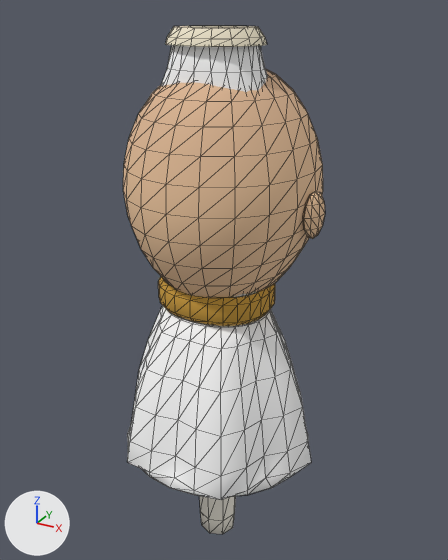
An edit to the glTF model packages/client/assets/monk/monk.glb, drawn before and after from the same camera.
The view is the same before and after, from a 50 mm camera at (0.425, -0.75, 0.419) aimed at (-0.008, 0.037, 0.025). Every picture has the same lights, and +X, +Y and +Z are marked at lower left. The picture after the commit comes second. Mesh edges are drawn as thin lines. Vertices at exactly the same position are counted once.

In view in the first picture: 'head', 'leg', 'skirt', 'torso', 'trim'.
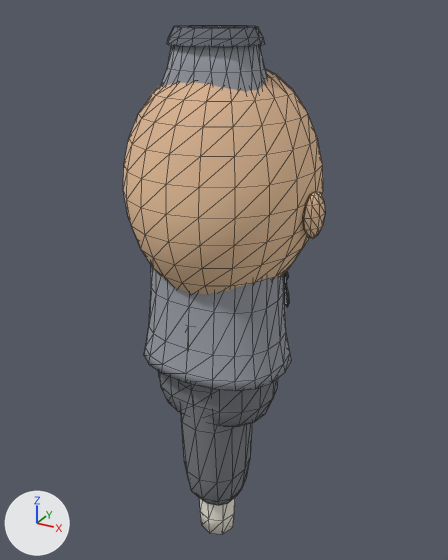
Changed parts and their boxes (x1, y1, x2, y2) in the pictures (448 x 560 px):
'skirt', deleted
    before: (127, 305, 312, 500)
'torso', reshaped
    before: (161, 45, 268, 327)
    after: (144, 45, 292, 391)
'trousers', added
    after: (181, 381, 253, 505)
'trim', reshaped (6% shorter)
    before: (158, 26, 275, 326)
    after: (167, 26, 289, 307)
'pelvis', added
    after: (158, 371, 278, 426)
part 1 of me_torso_mesh, built on (mostly hidden before)
    before: (175, 315, 262, 327)
    after: (144, 288, 292, 391)
part 2 of me_torso_mesh, recoloured (white to grey)
    before: (161, 45, 268, 297)
    after: (151, 45, 284, 313)
part 3 of me_torso_mesh, recoloured (white to grey)
    before: (161, 45, 268, 297)
    after: (151, 45, 284, 313)
part 4 of me_trim_mesh, added
    after: (284, 282, 289, 307)
part 5 of me_trim_mesh, built on
    before: (158, 26, 275, 326)
    after: (167, 26, 265, 47)

The change, as a diff of the scene's bpy script:
```diff
--- a/packages/client/assets/monk/monk.glb.py
+++ b/packages/client/assets/monk/monk.glb.py
@@ mat_monk_seam @@
+mat_monk_seam = bpy.data.materials.new('monk_seam')
+mat_monk_seam.use_nodes = True; mat_monk_seam.node_tree.nodes.clear()
+_N = mat_monk_seam.node_tree.nodes; _L = mat_monk_seam.node_tree.links
+n0 = _N.new('ShaderNodeBsdfPrincipled'); n0.name = 'Principled BSDF'
+n0.inputs[2].default_value = 0.9  # 'Roughness'
+n1 = _N.new('ShaderNodeOutputMaterial'); n1.name = 'Material Output'
+n2 = _N.new('ShaderNodeVertexColor'); n2.name = 'Color Attribute'
+_L.new(n0.outputs[0], n1.inputs[0])  # 'BSDF' to 'Surface'
+_L.new(n2.outputs[0], n0.inputs[0])  # 'Color' to 'Base Color'
@@ me_torso_mesh @@
 # used by ob_torso; location = (0.0, 0.0, 0.0)
-me_torso_mesh.from_pydata(...)  # 162 vertices, 320 faces; spans x -0.1..0.1, y -0.069..0.069, z 0.0..0.387
+me_torso_mesh.from_pydata(...)  # 202 vertices, 400 faces; spans x -0.118..0.118, y -0.096..0.096, z -0.086..0.387
+# me_torso_mesh part 1
+# 21 vertices are removed from x -0.08..0.08, y -0.068..0.068, z 0.0
+# 60 faces are deleted
+# 7 vertices in x 0.068..0.1, y -0.057..0.057, z 0.252 move by (0.001, 0.0, 0.0)
+# 7 vertices in x -0.1..-0.068, y -0.057..0.057, z 0.252 move by (-0.001, 0.0, 0.0)
+# 3 vertices in x 0.093..0.097, y -0.028..0.028, z 0.165 move by (0.003, 0.0, 0.0)
+# 3 vertices in x -0.097..-0.093, y -0.028..0.028, z 0.165 move by (-0.003, 0.0, 0.0)
+# 54 vertices move from x -0.086..0.086, y -0.069..0.069, z 0.03..0.165 to x -0.102..0.102, y -0.079..0.079, z 0.03..0.165
+# 61 vertices are added at x -0.118..0.118, y -0.096..0.096, z -0.086..-0.035
+# 140 new faces join them
+# me_torso_mesh part 2: 260 kept faces spanning x -0.102..0.102, y -0.079..0.079, z 0.03..0.387 get new vertex colours; the middle colour goes from white #ffffff to grey #9ca0a8
+# me_torso_mesh part 3: 260 faces spanning x -0.102..0.102, y -0.079..0.079, z 0.03..0.387 switch from mat_monk_robe to mat_monk_gold
@@ me_trim_mesh @@
 # used by ob_trim; location = (0.0, 0.0, 0.0)
-me_trim_mesh.from_pydata(...)  # 263 vertices, 400 faces; spans x -0.089..0.089, y -0.077..0.086, z 0.003..0.396
-me_trim_mesh.materials.append(mat_monk_gold)
+me_trim_mesh.from_pydata(...)  # 165 vertices, 240 faces; spans x -0.066..0.101, y -0.058..0.072, z -0.005..0.396
+# me_trim_mesh part 4: a new loose piece of 20 vertices spanning x 0.087..0.101, y 0.042..0.048, z -0.001..0.042, in mat_monk_seam
+# me_trim_mesh part 5: 2 vertices moved within x -0.041..0.041, y 0.037, z 0.382; 167 vertices removed from x -0.089..0.089, y -0.077..0.077, z 0.003..0.384; 45 vertices added at x -0.066..0.066, y -0.058..0.067, z 0.236..0.384
+# other edits to the shape of me_trim_mesh do not show in these pictures
 me_trim_mesh.materials.append(mat_monk_cream)
+me_trim_mesh.materials.append(mat_monk_seam)
@@ me_trousers_mesh @@
+me_trousers_mesh.from_pydata(...)  # 97 vertices, 180 faces; spans x -0.054..0.054, y -0.085..0.085, z -0.366..0.012
+me_trousers_mesh.materials.append(mat_monk_robe)
@@ me_pelvis_mesh @@
+me_pelvis_mesh.from_pydata(...)  # 114 vertices, 224 faces; spans x -0.1..0.1, y -0.075..0.075, z -0.188..0.03
+me_pelvis_mesh.materials.append(mat_monk_robe)
@@ ob_skirt @@
-ob_skirt = bpy.data.objects.new('skirt', me_skirt_mesh)
-ob_skirt.location = (0.0, 0.0, 0.0)
@@ ob_trousers @@
+ob_trousers = bpy.data.objects.new('trousers', me_trousers_mesh)
+ob_trousers.location = (0.0, 0.0, 0.0)
@@ ob_pelvis @@
+ob_pelvis = bpy.data.objects.new('pelvis', me_pelvis_mesh)
+ob_pelvis.location = (0.0, 0.0, 0.0)
```
